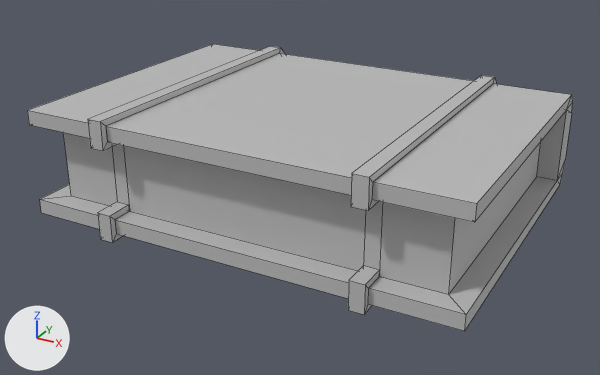
The FBX model Assets/GameStuff/Matt's Stuff/M_Assets/Dungeon/Book_5.fbx, before and after one commit.
The view is the same before and after, from a camera (50 mm lens) standing at (0.671, -1.267, 0.578) and looking at (-0.006, -0.035, -0.037). Every picture has the same lights, and +X, +Y and +Z are marked at lower left. Mesh edges are drawn as thin lines. Where no turn or scale is listed for an object, it has been applied to the vertices.

The first picture shows 'Book_5'.
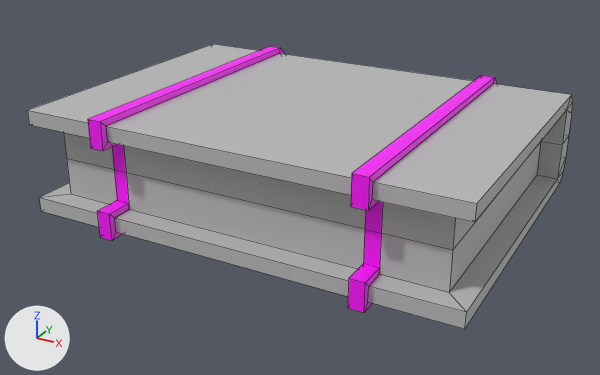
Edits to the bpy script that builds the scene:
```text
Add mat_lambert9:
    mat_lambert9 = principled_material('lambert9')
    mat_lambert9.base_color = (1.0, 0.0, 1.0)  # pink #ff00ff
Change me_mesh:
    used by ob_book_5; location = (0.0, 0.0, 0.027)
    remove me_mesh.from_pydata(...)  # 128 vertices, 130 faces; spans x -0.399..0.399, y -0.307..0.307, z -0.11..0.11
    add me_mesh.from_pydata(...)  # 148 vertices, 150 faces; spans x -0.399..0.399, y -0.307..0.307, z -0.106..0.11
    me_mesh part 1
    26 vertices are removed from x -0.399..0.399, y -0.307..0.24, z -0.11..-0.059
    48 faces are deleted
    6 vertices in x -0.399..0.399, y 0.295, z -0.047 move by (0.0, 0.0, 0.049)
    6 vertices in x -0.399..0.399, y 0.27, z -0.091 move by (0.0, 0.018, 0.022)
    6 vertices in x -0.399..0.399, y 0.288, z -0.072 move by (0.0, 0.007, 0.029)
    4 vertices in x -0.251..0.251, y 0.307, z -0.049 move by (0.0, 0.0, 0.051)
    4 vertices in x -0.251..0.251, y 0.275, z -0.103 move by (0.0, 0.024, 0.028)
    4 vertices in x -0.251..0.251, y 0.299, z -0.078 move by (0.0, 0.008, 0.033)
    8 vertices move from x -0.399..0.399, y -0.307..-0.256, z -0.071..-0.059 to x -0.399..0.399, y -0.295..-0.256, z -0.067..0.002
    18 vertices are added at x -0.251..0.251, y -0.307..0.275, z -0.106..-0.055
    8 new vertices lie (0.0, 0.0, -0.069) away from vertices in x -0.399..0.399, y -0.256..0.24, z 0.071
    8 new vertices lie (0.0, 0.0, -0.069) away from vertices in x -0.399..0.399, y -0.256..0.24, z 0.002
    6 new vertices lie (0.0, -0.018, -0.018) away from vertices in x -0.399..0.399, y 0.27, z -0.091
    6 new vertices lie (0.0, -0.565, -0.007) away from vertices in x -0.399..0.399, y 0.27, z -0.087
    38 new faces join them, mat_lambert1 (grey #bcbcbc)
    30 new faces join them, mat_lambert9 (pink #ff00ff)
    me_mesh part 2: 50 faces spanning x -0.251..0.251, y -0.307..0.307, z -0.075..0.11 switch from mat_lambert1 (grey #bcbcbc) to mat_lambert9 (pink #ff00ff)
```

Where the change shows, as pixel boxes (x1, y1, x2, y2) in the pictures (600 x 375 px; the box of a moved part takes in the faces that stretch with it):
'Book_5', reshaped: before (27, 44, 573, 331); after (27, 44, 573, 329)
part 1 of me_mesh, moved or reshaped: before (40, 110, 572, 331); after (39, 110, 572, 329)
part 2 of me_mesh, recoloured (grey to pink): (88, 46, 497, 211) in both
